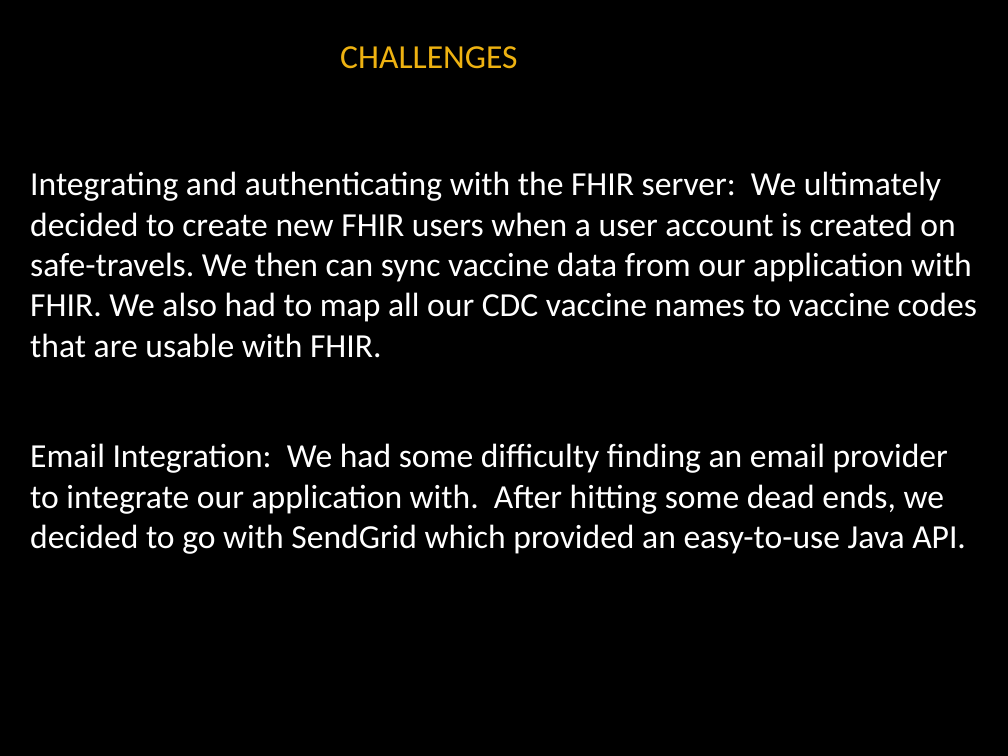
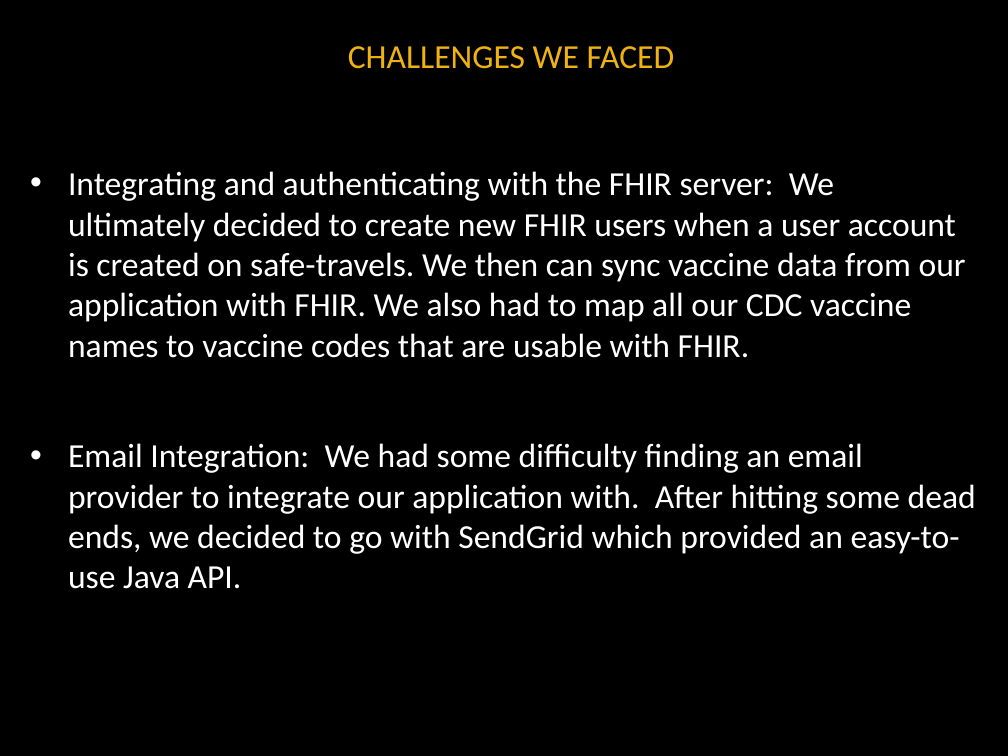
Before and after one commit to noanadler/RockStars, a slide deck: slide 12 of Deliverable3/Presentation/Rock_Stars_Presentation.pptx (slide 15 before the commit). Drawn at 1008x756 pixels with LibreOffice and Linux fonts; fonts in the diff are those of the drawing; background and template pictures are left out. Boxes give left, top, right and bottom in pixels: in the first picture for what was removed or moved away, otherwise in the second. Text is boxed around its words. In the diff, an @@ line names an element or a change of style, - is before the commit and + after.

Commit message:
updated ppt after feedback

```diff
--- a/Deliverable3/Presentation/Rock_Stars_Presentation.pptx
+++ b/Deliverable3/Presentation/Rock_Stars_Presentation.pptx
@@ title at (348, 46, 675, 69): text changed @@
-CHALLENGES
+CHALLENGES WE FACED
@@ text "Integrating and authenticating with the ..." at (68, 171, 976, 589): bullet none to • @@
```
Also in this commit, not shown: 7 other slides changed, 1 slide added, 4 slides removed.
